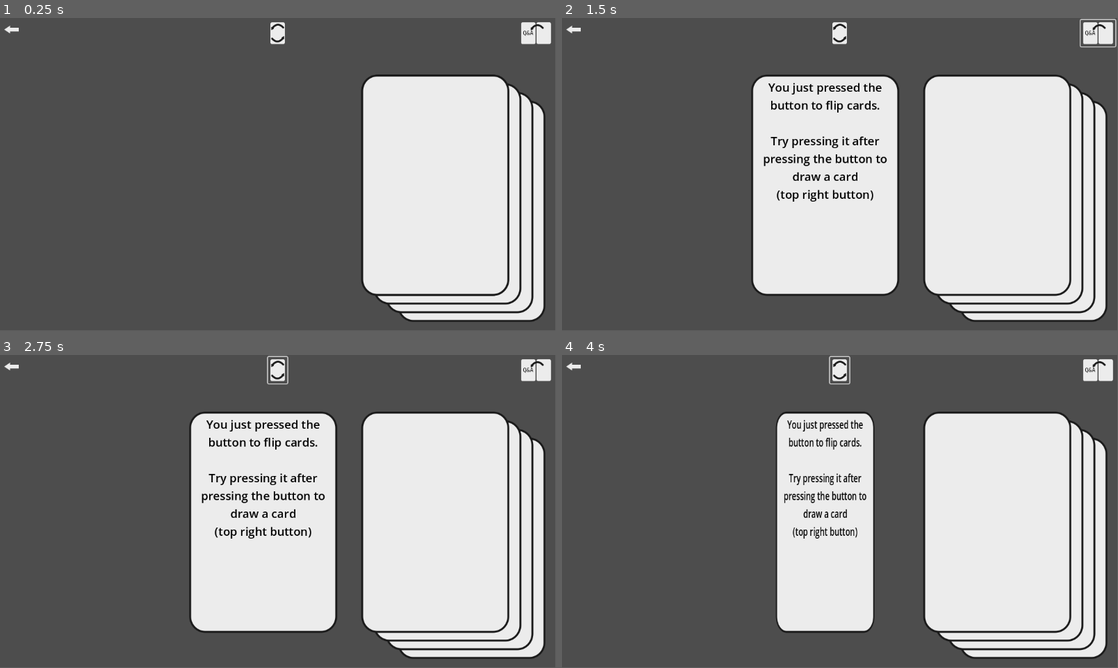
Above: before the commit, frames 1-4 (two rows, left to right).
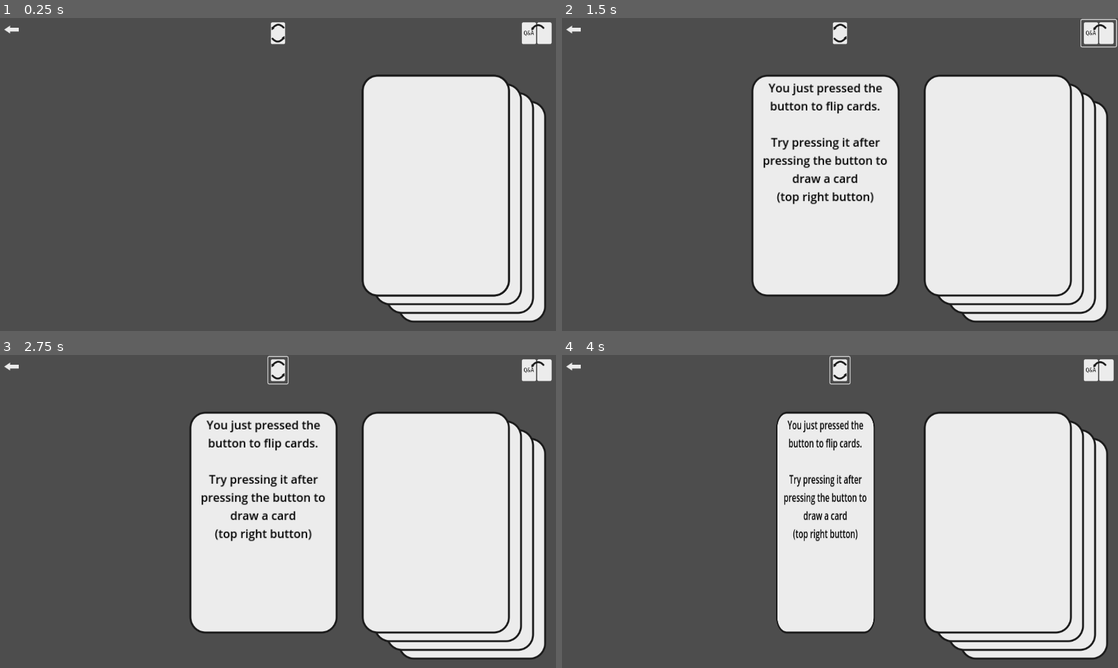
Above: after the commit, the same moments.

Repository: la-game/la-blank-cards
Game: Godot game, scene res://scenes/play_deck/play_deck.tscn
Two runs of this game, one before a commit and one after it. Both use one fixed random seed, a clock stepped at 60 frames per second and the inputs below. This scene is started directly instead of the project's main scene.
Inputs (mouse positions are in pixels of both pictures, inside the frame that each line leads up to):
- Up to frame 1 (0.25 s): no input
- Up to frame 2 (1.5 s): click (840, 33) at 0.5 s; click (1095, 33) at 1.25 s
- Up to frame 3 (2.75 s): click (278, 370) at 2 s
- Up to frame 4 (4 s): click (1095, 370) at 2.75 s; click (840, 370) at 3.5 s
In our replay, the window is 799x449 before the commit and 800x450 after it. These sizes can differ from the game's own. Grey fills any space a smaller window leaves; there, only what the larger window draws over its background counts as a difference.

The runs differ from the first frame. In frame 1, 2.5% of the frame differs, in the area x 48-100%, y 1-98%; in frame 2, 5.0%, in the area x 34-100%, y 0-98%; in frame 3, 4.9%; in frame 4, 4.2%.
Error in both runs: Invalid access to property or key 'cards' on a base object of type 'Nil'. (res://scenes/play_deck/play_deck.gd:32)

Commit message:
Fix drawing cards

Diff:
--- a/project.godot
+++ b/project.godot
@@ -19,6 +19,10 @@
 
 Decks="*res://scenes/singletons/decks/decks.gd"
 
+[display]
+
+window/stretch/mode="canvas_items"
+
 [rendering]
 
 renderer/rendering_method="gl_compatibility"
--- a/scenes/play_deck/play_deck.gd
+++ b/scenes/play_deck/play_deck.gd
@@ -62,9 +62,6 @@
 
 
 func flip_card() -> void:
-	if animation_player.is_playing():
-		return
-
 	if deck.cards.is_empty():
 		return
 
